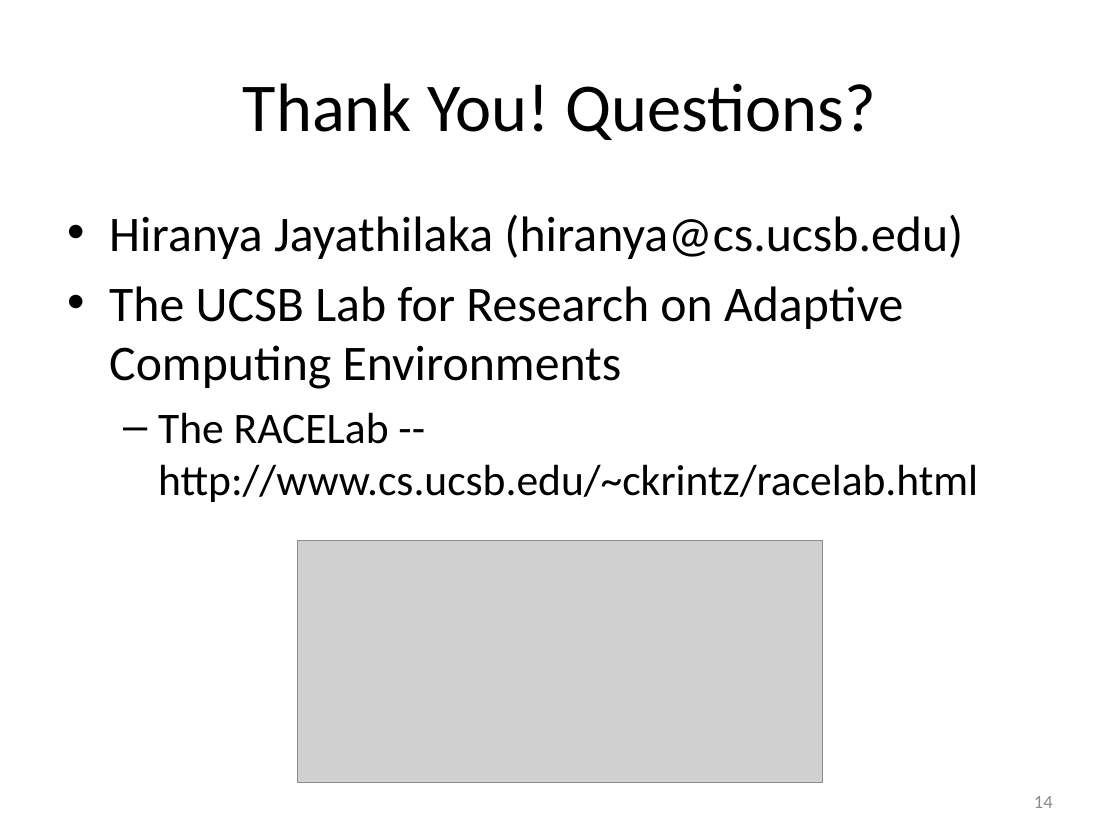
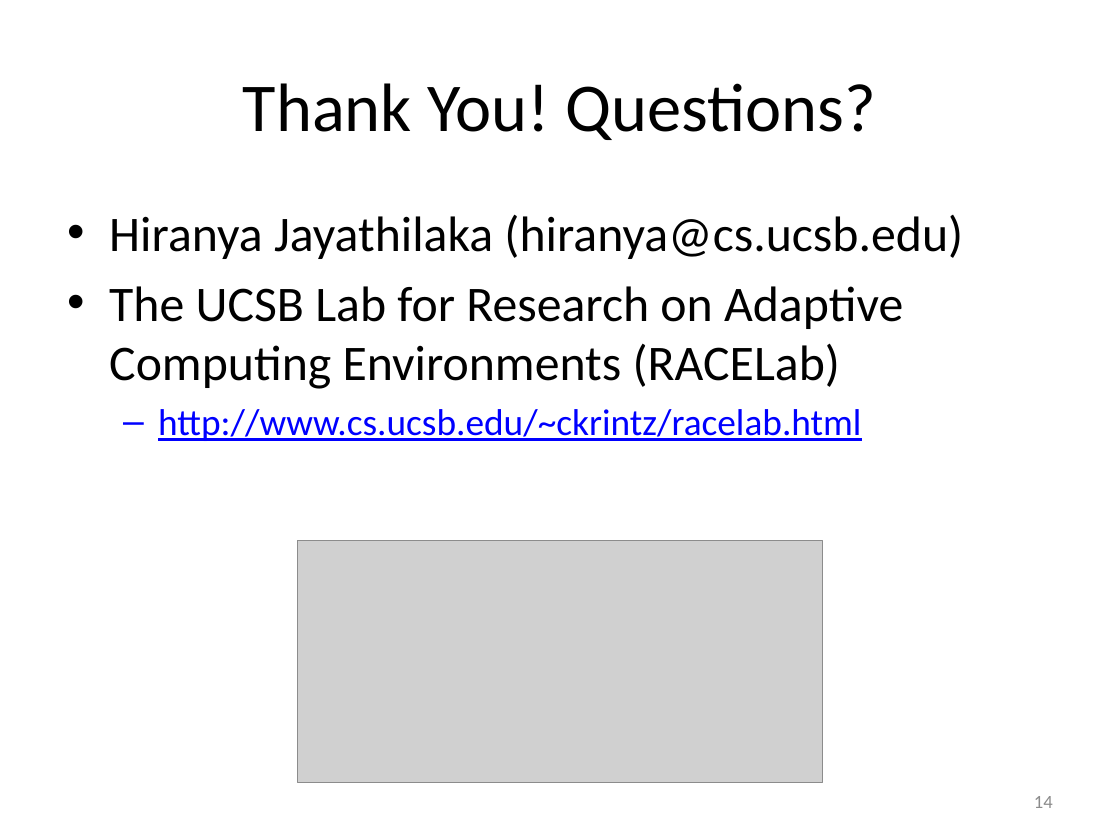
Before and after one commit to Dithn/eager-appscale, a slide deck: slide 14 of Eager/paper/socc15/cerebro_socc_presentation-v2.pptx. Drawn at 1120x840 pixels with LibreOffice and Linux fonts; fonts in the diff are those of the drawing; grey boxes stand for pictures. Boxes give left, top, right and bottom in pixels: in the first picture for what was removed or moved away, otherwise in the second. Text is boxed around its words. In the diff, an @@ line names an element or a change of style, - is before the commit and + after.

Commit message:
Presentation updated

```diff
--- a/Eager/paper/socc15/cerebro_socc_presentation-v2.pptx
+++ b/Eager/paper/socc15/cerebro_socc_presentation-v2.pptx
@@ text at [109,286,903,441]: text changed; size 28 to 32 pt @@
-• The UCSB Lab for Research on Adaptive Computing Environments
-  – The RACELab -- http://www.cs.ucsb.edu/~ckrintz/racelab.html
+• The UCSB Lab for Research on Adaptive Computing Environments (RACELab)
+  – http://www.cs.ucsb.edu/~ckrintz/racelab.html
```
Also in this commit, not shown: 5 other slides changed, 1 slide added, 1 other file.
